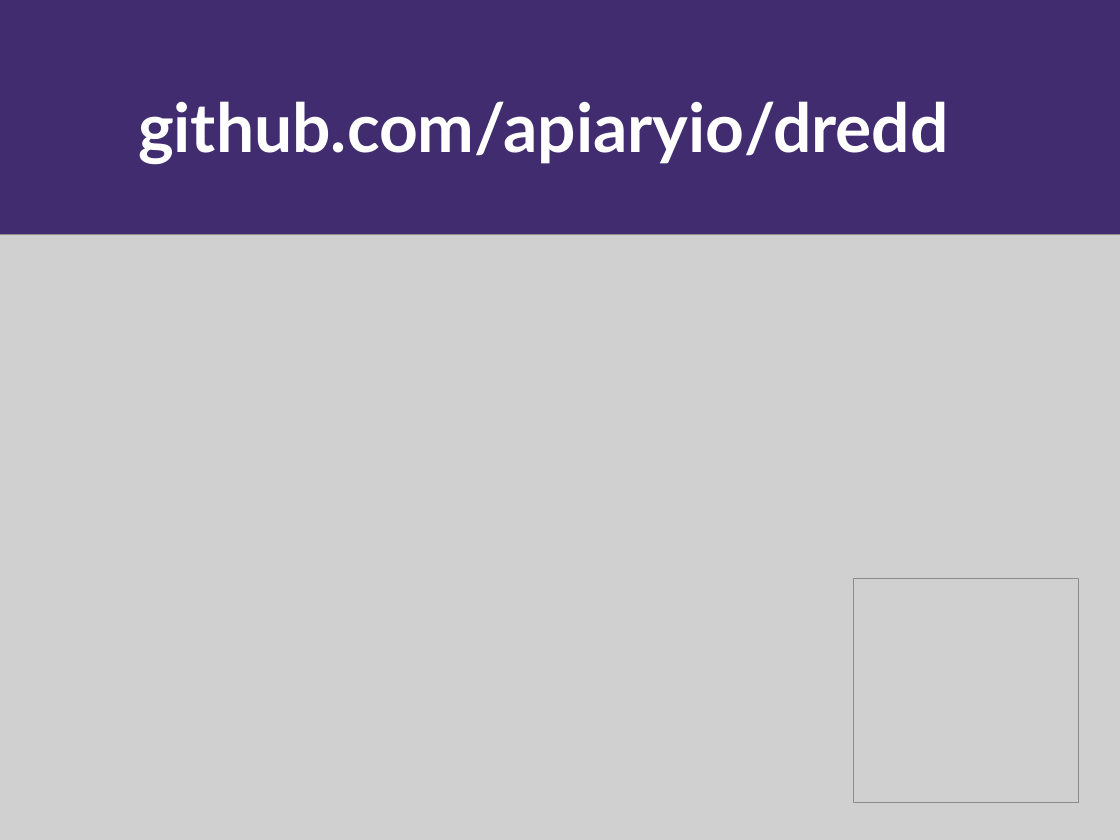
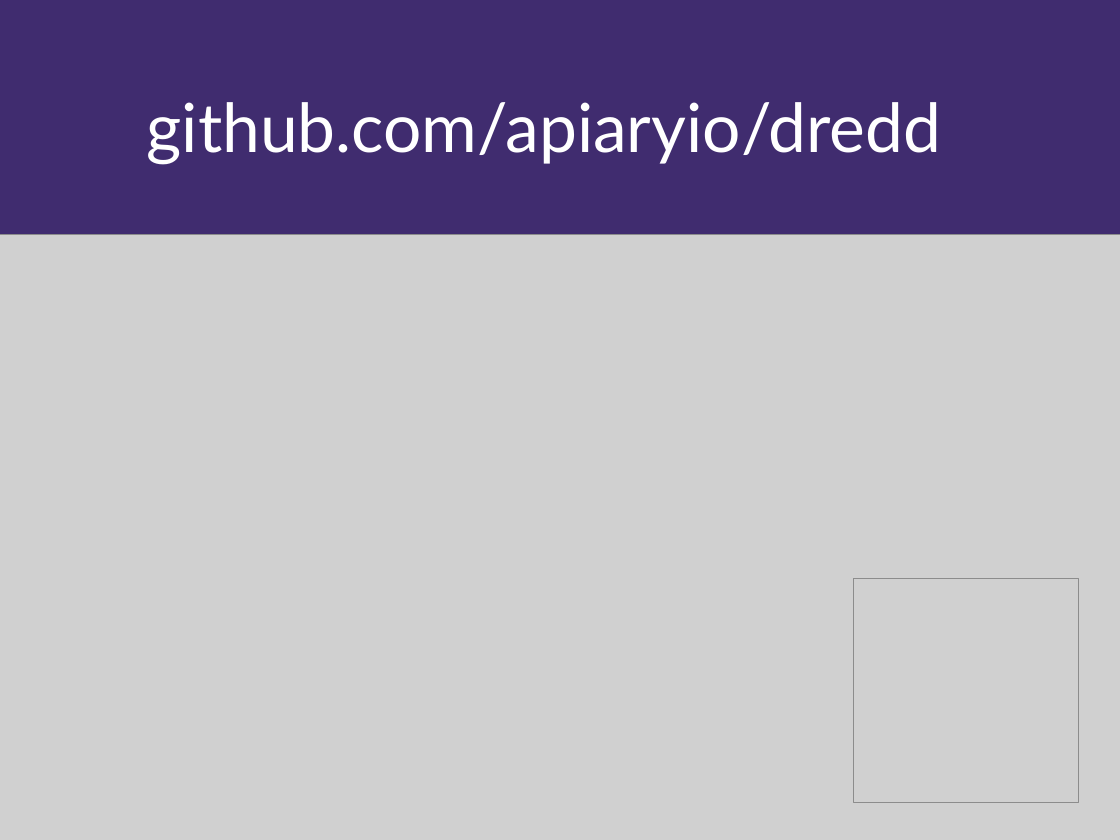
Before and after one commit to gonzalo-bulnes/dredd-rack-lightning-talk, a slide deck: slide 13 of src/dredd-rack-lightning-talk.odp (slide 9 before the commit). Drawn at 1120x840 pixels with LibreOffice and Linux fonts; fonts in the diff are those of the drawing; grey boxes stand for pictures. Boxes give left, top, right and bottom in pixels: in the first picture for what was removed or moved away, otherwise in the second. Text is boxed around its words. In the diff, an @@ line names an element or a change of style, - is before the commit and + after.

```diff
--- a/src/dredd-rack-lightning-talk.odp
+++ b/src/dredd-rack-lightning-talk.odp
@@ background #FFFFFF to #402C6F @@
@@ rectangle removed at [0,0,1120,840] @@
@@ text "github.com/apiaryio/dredd": place and size @@
-text "github.com/apiaryio/dredd" at [138,101,949,165]
+text "github.com/apiaryio/dredd" at [147,102,942,165]
@@ text "github.com/apiaryio/dredd" at [147,102,942,165]: bold off @@
```
Also in this commit, not shown: 6 other slides changed, 15 slides added, 7 slides removed, 1 other file.
